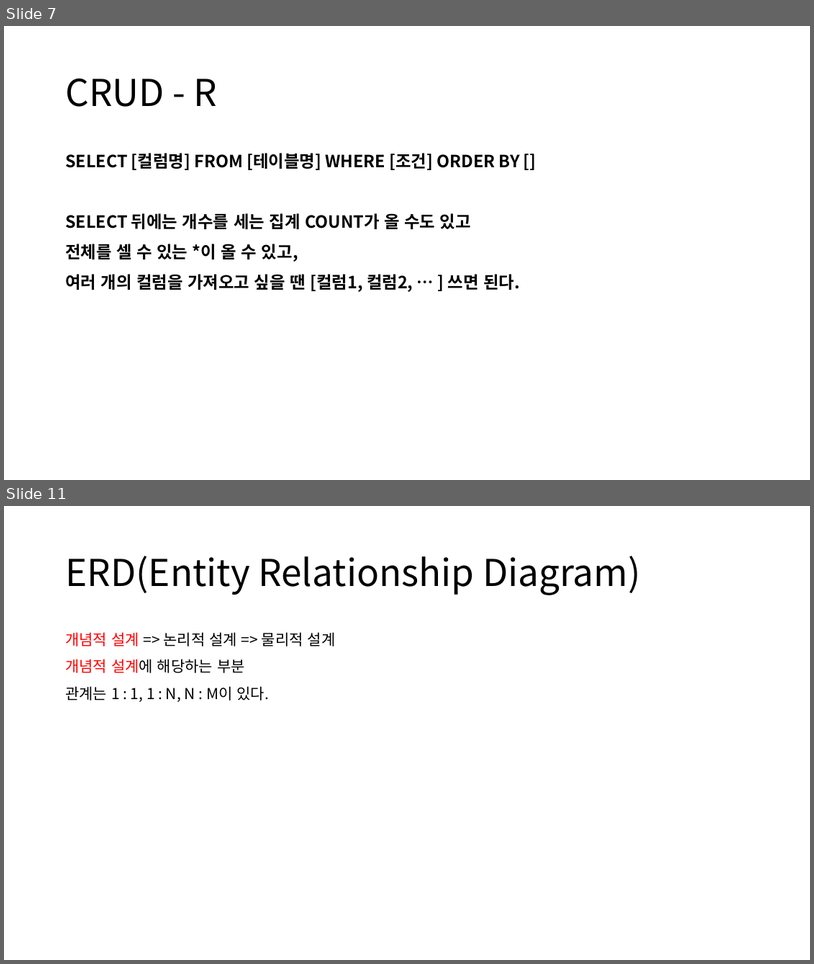
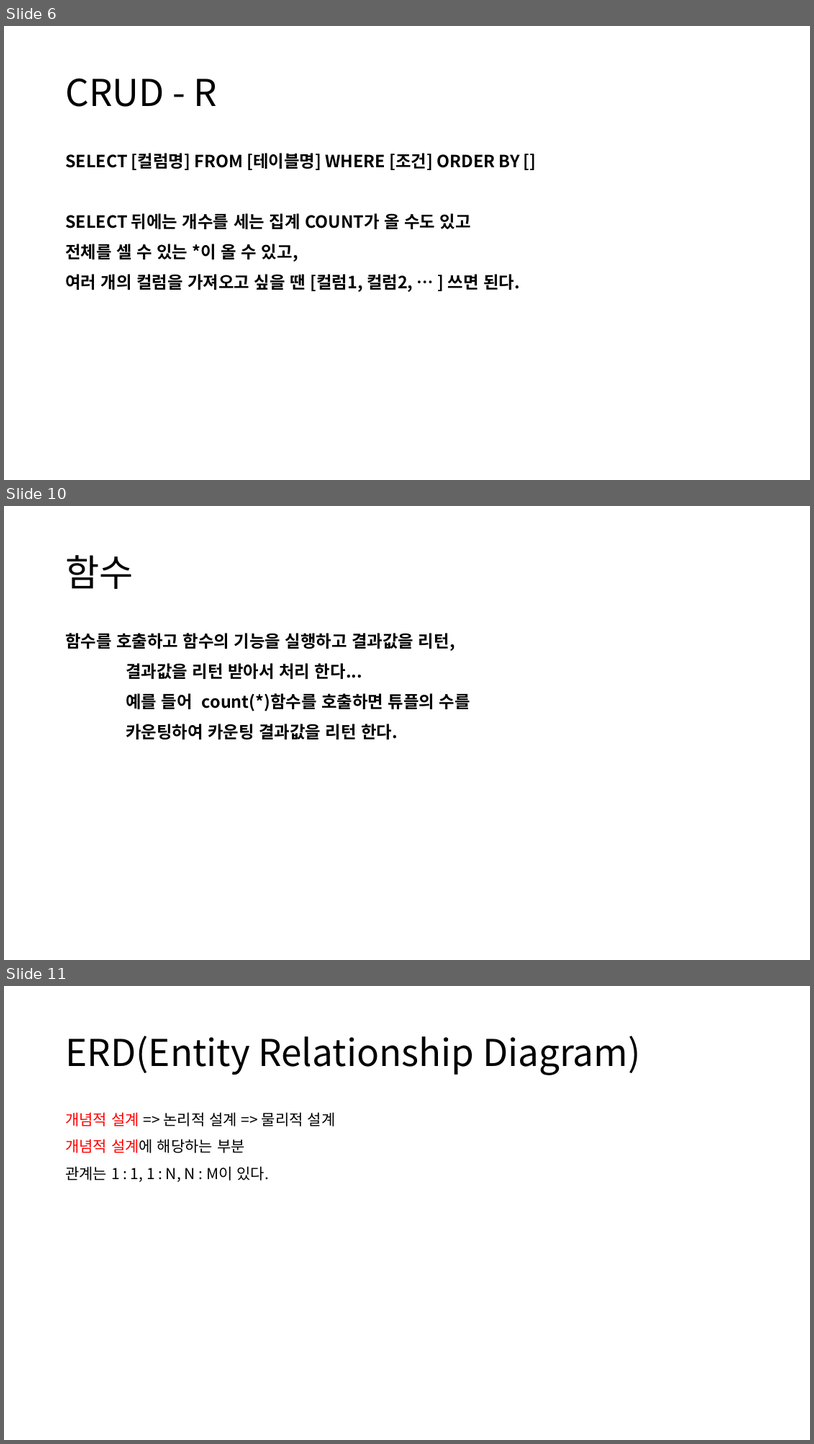
Before and after one commit to 98jiyong/DB, a slide deck: 자료/DB정리.pptx. Shown one above the other, each under a label of ours: slides 7 and 11 before the commit, slides 6, 10 and 11 after it; the slides between them are not shown. The pictures are 814x964 and 814x1444 pixels, drawn with LibreOffice and Linux fonts; fonts in the diff are those of the drawing. Boxes give left, top, right and bottom in pixels: in the first picture for what was removed or moved away, otherwise in the second. Text is boxed around its words. In the diff, an @@ line names an element or a change of style, - is before the commit and + after.

```diff
--- a/자료/DB정리.pptx
+++ b/자료/DB정리.pptx
@@ slide 10 added at [4, 506, 810, 960], background #FFFFFF @@
@@ title added at [65, 555, 133, 589], 44 pt, text #000000 @@
+함수
@@ text added at [65, 633, 471, 739], 20 pt, text #000000, bold @@
+함수를 호출하고 함수의 기능을 실행하고 결과값을 리턴,
+결과값을 리턴 받아서 처리 한다...
+예를 들어 count(*)함수를 호출하면 튜플의 수를
+카운팅하여 카운팅 결과값을 리턴 한다.
@@ what was slide 7 is now slide 6 @@
```
Also in this commit, not shown: 5 slides changed, 1 slide removed, 2 other files.
